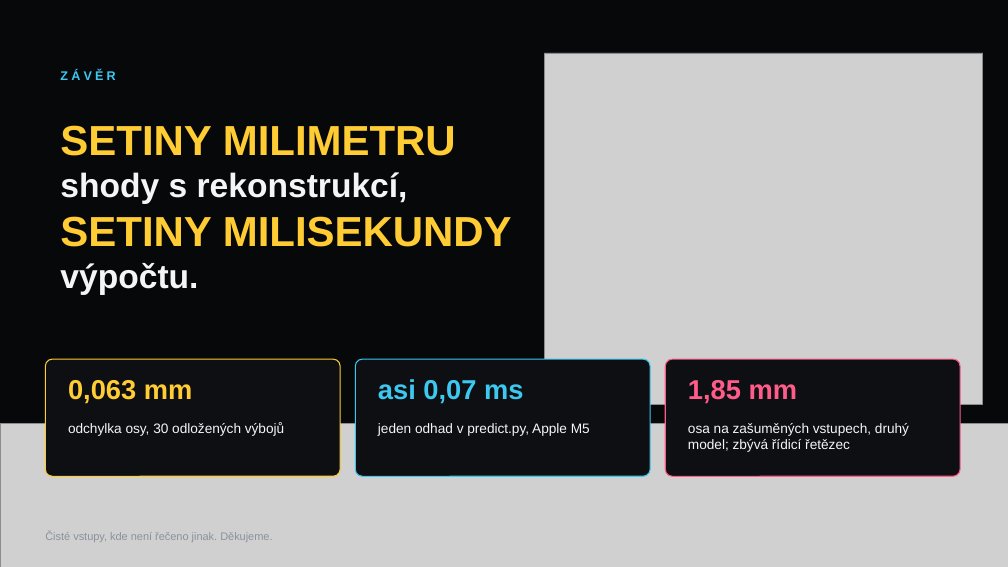
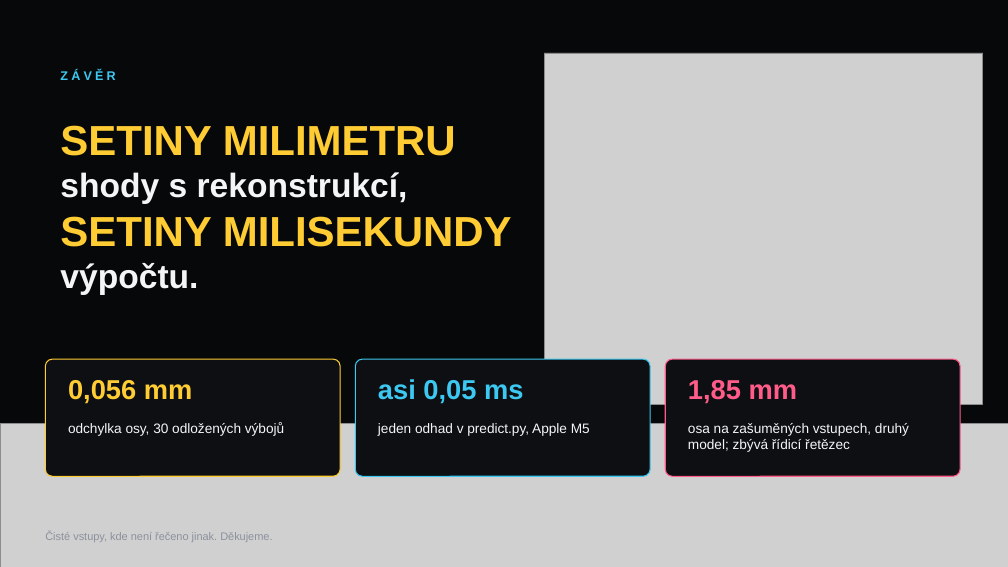
Before and after one commit to mschiller890/hackathon, a slide deck: slide 8 of slides.pptx. Drawn at 1008x567 pixels with LibreOffice and Linux fonts; fonts in the diff are those of the drawing; grey boxes stand for pictures. Boxes give left, top, right and bottom in pixels: in the first picture for what was removed or moved away, otherwise in the second. Text is boxed around its words. In the diff, an @@ line names an element or a change of style, - is before the commit and + after.

```diff
--- a/slides.pptx
+++ b/slides.pptx
@@ text at bbox=[68, 380, 193, 404]: text changed @@
-0,063 mm
+0,056 mm
@@ text at bbox=[378, 379, 523, 404]: text changed @@
-asi 0,07 ms
+asi 0,05 ms
```
Also in this commit, not shown: 1 other slide changed, 7 other files.
